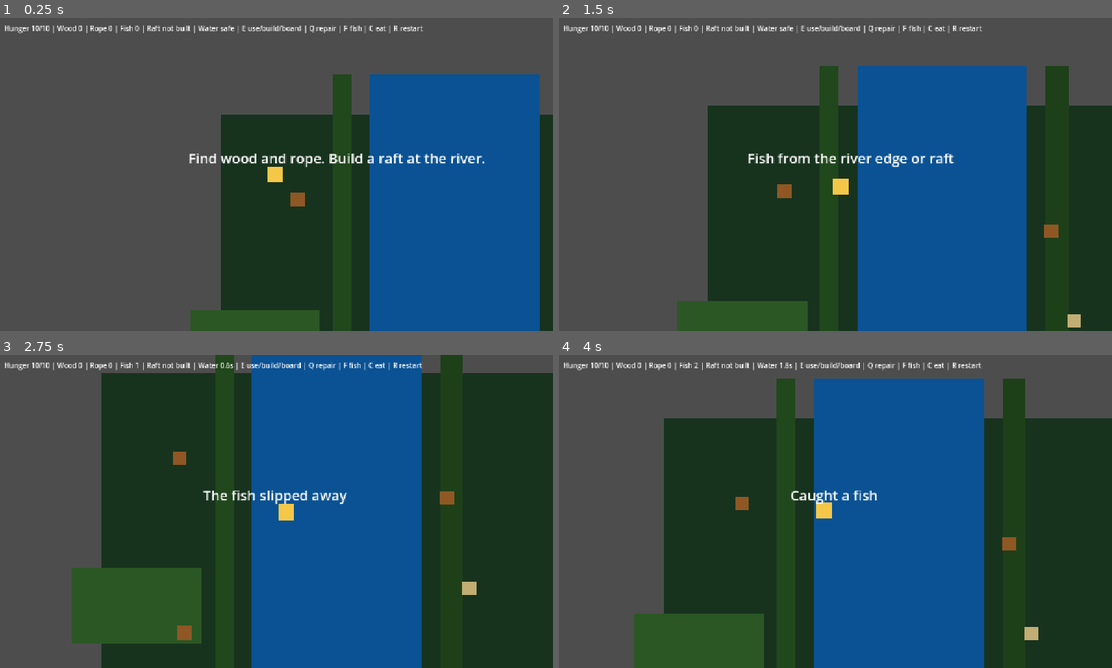
Above: before the commit, frames 1-4 (two rows, left to right).
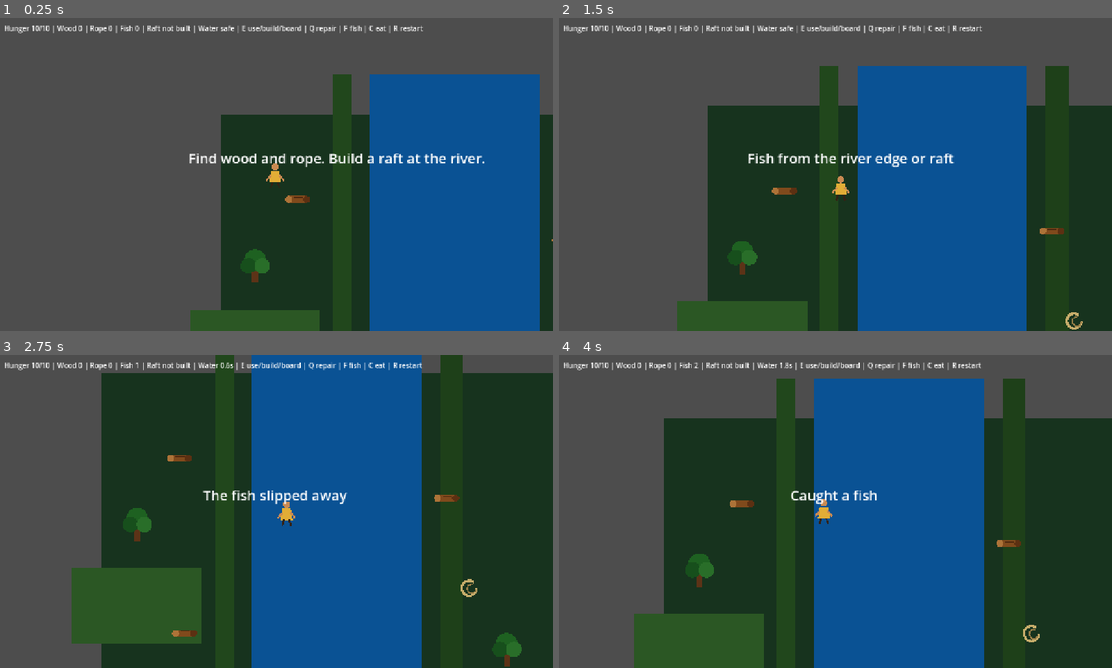
Above: after the commit, the same moments.

Repository: hpant5/OgRunn
Game: Godot game, scene res://scenes/main.tscn
Two runs of this game, one before a commit and one after it. Both use one fixed random seed, a clock stepped at 60 frames per second and the inputs below.
Inputs:
- Up to frame 1 (0.25 s): no input
- Up to frame 2 (1.5 s): tap Enter at 0.5 s; hold D (move_right) 0.53-1.28 s; tap F (fish) at 0.6 s; hold S (move_down) from 1.28 s (still down); tap C (eat_fish) at 1.35 s
- Up to frame 3 (2.75 s): tap F (fish) at 1.55, 2.1 s; release S (move_down) at 2.03 s; hold D (move_right) from 2.03 s (still down)
- Up to frame 4 (4 s): release D (move_right) at 2.78 s; hold W (move_up) 2.78-3.53 s; tap E (interact) at 2.85 s; tap F (fish) at 3.05, 3.8 s; hold A (move_left) from 3.53 s (still down); tap Q (repair_raft) at 3.6 s

The runs differ from the first frame. In frame 1, 0.6% of the frame differs, in the area x 43-100%, y 46-85%; in frame 2, 0.8%; in frame 3, 1.3%, in the area x 22-95%, y 30-100%; in frame 4, 0.8%.

Commit message:
Replace debug rectangles with placeholder sprites

Diff:
--- /dev/null
+++ b/godot/OgreRunn/scripts/game_sprite.gd
@@ -0,0 +1,131 @@
+extends Node2D
+class_name GameSprite
+
+enum SpriteKind { PLAYER, RAFT, WOOD, ROPE, ANIMAL, ALLIGATOR, FISH, TREE }
+
+@export var kind := SpriteKind.PLAYER
+@export var base_scale := 1.0
+
+func setup(sprite_kind: int, sprite_scale: float = 1.0) -> void:
+	kind = sprite_kind
+	base_scale = sprite_scale
+	queue_redraw()
+
+func _draw() -> void:
+	match kind:
+		SpriteKind.PLAYER:
+			_draw_player()
+		SpriteKind.RAFT:
+			_draw_raft()
+		SpriteKind.WOOD:
+			_draw_wood()
+		SpriteKind.ROPE:
+			_draw_rope()
+		SpriteKind.ANIMAL:
+			_draw_animal()
+		SpriteKind.ALLIGATOR:
+			_draw_alligator()
+		SpriteKind.FISH:
+			_draw_fish()
+		SpriteKind.TREE:
+			_draw_tree()
+
+func _draw_player() -> void:
+	var s := base_scale
+	draw_circle(Vector2(0.0, -15.0) * s, 7.0 * s, Color(0.79, 0.54, 0.32))
+	draw_colored_polygon([
+		Vector2(-9.0, -7.0) * s,
+		Vector2(9.0, -7.0) * s,
+		Vector2(12.0, 16.0) * s,
+		Vector2(-12.0, 16.0) * s
+	], Color(0.88, 0.68, 0.21))
+	draw_line(Vector2(-8.0, 1.0) * s, Vector2(-17.0, 12.0) * s, Color(0.79, 0.54, 0.32), 4.0 * s)
+	draw_line(Vector2(8.0, 1.0) * s, Vector2(17.0, 12.0) * s, Color(0.79, 0.54, 0.32), 4.0 * s)
+	draw_line(Vector2(-5.0, 15.0) * s, Vector2(-9.0, 27.0) * s, Color(0.2, 0.13, 0.08), 4.0 * s)
+	draw_line(Vector2(5.0, 15.0) * s, Vector2(9.0, 27.0) * s, Color(0.2, 0.13, 0.08), 4.0 * s)
+
+func _draw_raft() -> void:
+	var s := base_scale
+	for y in [-16.0, 0.0, 16.0]:
+		draw_rect(Rect2(Vector2(-46.0, y - 6.0) * s, Vector2(92.0, 12.0) * s), Color(0.45, 0.25, 0.1))
+		draw_line(Vector2(-35.0, y) * s, Vector2(35.0, y) * s, Color(0.32, 0.17, 0.07), 2.0 * s)
+	draw_line(Vector2(-28.0, -24.0) * s, Vector2(-28.0, 24.0) * s, Color(0.71, 0.61, 0.38), 4.0 * s)
+	draw_line(Vector2(28.0, -24.0) * s, Vector2(28.0, 24.0) * s, Color(0.71, 0.61, 0.38), 4.0 * s)
+
+func _draw_wood() -> void:
+	var s := base_scale
+	draw_rect(Rect2(Vector2(-18.0, -7.0) * s, Vector2(36.0, 14.0) * s), Color(0.5, 0.29, 0.11))
+	draw_circle(Vector2(-18.0, 0.0) * s, 7.0 * s, Color(0.68, 0.45, 0.22))
+	draw_circle(Vector2(18.0, 0.0) * s, 7.0 * s, Color(0.36, 0.19, 0.07))
+	draw_line(Vector2(-8.0, -4.0) * s, Vector2(10.0, -4.0) * s, Color(0.31, 0.16, 0.06), 2.0 * s)
+
+func _draw_rope() -> void:
+	var s := base_scale
+	draw_arc(Vector2.ZERO, 15.0 * s, 0.0, TAU * 0.86, 36, Color(0.78, 0.68, 0.42), 5.0 * s)
+	draw_arc(Vector2(5.0, 1.0) * s, 9.0 * s, 0.2, TAU * 0.8, 28, Color(0.59, 0.49, 0.28), 3.0 * s)
+
+func _draw_animal() -> void:
+	var s := base_scale
+	_draw_ellipse(Vector2.ZERO, Vector2(46.0, 25.0) * s, Color(0.48, 0.25, 0.13))
+	draw_circle(Vector2(23.0, -9.0) * s, 11.0 * s, Color(0.54, 0.29, 0.16))
+	draw_colored_polygon([
+		Vector2(16.0, -18.0) * s,
+		Vector2(20.0, -30.0) * s,
+		Vector2(25.0, -17.0) * s
+	], Color(0.37, 0.18, 0.1))
+	draw_colored_polygon([
+		Vector2(25.0, -18.0) * s,
+		Vector2(31.0, -29.0) * s,
+		Vector2(32.0, -15.0) * s
+	], Color(0.37, 0.18, 0.1))
+	draw_line(Vector2(-20.0, 11.0) * s, Vector2(-26.0, 25.0) * s, Color(0.24, 0.12, 0.07), 4.0 * s)
+	draw_line(Vector2(9.0, 11.0) * s, Vector2(5.0, 25.0) * s, Color(0.24, 0.12, 0.07), 4.0 * s)
+	draw_circle(Vector2(28.0, -11.0) * s, 2.0 * s, Color.BLACK)
+
+func _draw_alligator() -> void:
+	var s := base_scale
+	_draw_ellipse(Vector2(-8.0, 0.0) * s, Vector2(68.0, 22.0) * s, Color(0.17, 0.42, 0.19))
+	draw_colored_polygon([
+		Vector2(20.0, -9.0) * s,
+		Vector2(54.0, -5.0) * s,
+		Vector2(54.0, 5.0) * s,
+		Vector2(20.0, 10.0) * s
+	], Color(0.18, 0.48, 0.21))
+	draw_colored_polygon([
+		Vector2(-42.0, -4.0) * s,
+		Vector2(-66.0, 0.0) * s,
+		Vector2(-42.0, 5.0) * s
+	], Color(0.12, 0.32, 0.14))
+	for x in [-24.0, -10.0, 4.0, 18.0]:
+		draw_colored_polygon([
+			Vector2(x, -11.0) * s,
+			Vector2(x + 5.0, -19.0) * s,
+			Vector2(x + 10.0, -10.0) * s
+		], Color(0.09, 0.25, 0.1))
+	draw_circle(Vector2(45.0, -5.0) * s, 2.5 * s, Color.BLACK)
+	draw_line(Vector2(25.0, 2.0) * s, Vector2(53.0, 2.0) * s, Color(0.78, 0.86, 0.63), 2.0 * s)
+
+func _draw_fish() -> void:
+	var s := base_scale
+	_draw_ellipse(Vector2.ZERO, Vector2(28.0, 16.0) * s, Color(0.96, 0.58, 0.23))
+	draw_colored_polygon([
+		Vector2(-14.0, 0.0) * s,
+		Vector2(-27.0, -10.0) * s,
+		Vector2(-27.0, 10.0) * s
+	], Color(0.91, 0.38, 0.18))
+	draw_circle(Vector2(8.0, -3.0) * s, 2.0 * s, Color.BLACK)
+
+func _draw_tree() -> void:
+	var s := base_scale
+	draw_rect(Rect2(Vector2(-5.0, -1.0) * s, Vector2(10.0, 23.0) * s), Color(0.36, 0.2, 0.09))
+	draw_circle(Vector2(0.0, -16.0) * s, 18.0 * s, Color(0.12, 0.38, 0.13))
+	draw_circle(Vector2(-11.0, -6.0) * s, 13.0 * s, Color(0.09, 0.31, 0.11))
+	draw_circle(Vector2(12.0, -6.0) * s, 13.0 * s, Color(0.16, 0.43, 0.16))
+
+func _draw_ellipse(center: Vector2, size: Vector2, color: Color) -> void:
+	var points := PackedVector2Array()
+	var radius := size * 0.5
+	for index in range(24):
+		var angle := TAU * float(index) / 24.0
+		points.append(center + Vector2(cos(angle) * radius.x, sin(angle) * radius.y))
+	draw_colored_polygon(points, color)
--- a/godot/OgreRunn/scripts/main.gd
+++ b/godot/OgreRunn/scripts/main.gd
@@ -1,6 +1,7 @@
 extends Node2D
 
 const PlayerController = preload("res://scripts/player.gd")
+const GameSpriteScript = preload("res://scripts/game_sprite.gd")
 
 enum GameState { PLAYING, LEVEL_COMPLETE, GAME_OVER }
 
@@ -31,6 +32,7 @@
 var message_timer := 0.0
 var resource_items: Array[Dictionary] = []
 var animal_positions: Array[Vector2] = []
+var alligator_positions: Array[Vector2] = []
 
 @onready var background := $Background as ColorRect
 @onready var world := $World as Node2D
@@ -80,6 +82,7 @@
 	animal_attack_timer = 0.0
 	resource_items.clear()
 	animal_positions.clear()
+	alligator_positions.clear()
 
 	background.color = Color(0.09, 0.2, 0.12)
 	_build_world()
@@ -99,6 +102,16 @@
 		Rect2(Vector2(720.0, 2160.0), Vector2(310.0, 210.0))
 	]:
 		_add_rect(world, hill.position, hill.size, Color(0.17, 0.34, 0.14), "Hill Forest")
+
+	for pos in [
+		Vector2(70.0, 310.0),
+		Vector2(810.0, 560.0),
+		Vector2(95.0, 1010.0),
+		Vector2(805.0, 1480.0),
+		Vector2(95.0, 2010.0),
+		Vector2(815.0, 2630.0)
+	]:
+		_add_game_sprite(pos, GameSpriteScript.SpriteKind.TREE, 1.2, world, "Tree")
 
 	for item in [
 		{"type": "wood", "pos": Vector2(155.0, 170.0)},
@@ -120,13 +133,21 @@
 		Vector2(735.0, 2340.0)
 	]:
 		animal_positions.append(pos)
-		_add_marker(pos, Color(0.75, 0.16, 0.08), "Wild Animal")
+		_add_game_sprite(pos, GameSpriteScript.SpriteKind.ANIMAL, 1.0, world, "Wild Animal")
+
+	for pos in [
+		Vector2(470.0, 760.0),
+		Vector2(430.0, 1690.0),
+		Vector2(510.0, 2500.0)
+	]:
+		alligator_positions.append(pos)
+		_add_game_sprite(pos, GameSpriteScript.SpriteKind.ALLIGATOR, 0.85, world, "Alligator")
 
 func _spawn_player() -> void:
 	player = PlayerController.new()
 	player.init(self, START_POSITION)
 	actors.add_child(player)
-	_add_actor_visual(player, Color(0.96, 0.78, 0.28), "Player")
+	_add_game_sprite(Vector2.ZERO, GameSpriteScript.SpriteKind.PLAYER, 1.0, player, "Player Sprite")
 
 	var camera := Camera2D.new()
 	camera.name = "Camera2D"
@@ -185,9 +206,7 @@
 	raft.name = "Raft"
 	raft.global_position = Vector2(clampf(player.global_position.x, RIVER_RECT.position.x + 45.0, RIVER_RECT.end.x - 45.0), player.global_position.y)
 	actors.add_child(raft)
-	raft_visual = _add_actor_visual(raft, Color(0.46, 0.27, 0.11), "Raft")
-	raft_visual.size = Vector2(86.0, 42.0)
-	raft_visual.position = -raft_visual.size * 0.5
+	_add_game_sprite(Vector2.ZERO, GameSpriteScript.SpriteKind.RAFT, 1.0, raft, "Raft Sprite")
 	_show_message("Raft built. Press E nearby to board.", 3.0)
 
 func _toggle_raft_mount() -> void:
@@ -330,24 +349,14 @@
 	return rect
 
 func _add_resource(resource_type: String, pos: Vector2) -> void:
-	var color := Color(0.56, 0.34, 0.14) if resource_type == "wood" else Color(0.76, 0.68, 0.45)
-	var node := _add_marker(pos, color, resource_type.capitalize())
+	var kind := GameSpriteScript.SpriteKind.WOOD if resource_type == "wood" else GameSpriteScript.SpriteKind.ROPE
+	var node := _add_game_sprite(pos, kind, 1.0, world, resource_type.capitalize())
 	resource_items.append({"type": resource_type, "pos": pos, "node": node})
 
-func _add_marker(pos: Vector2, color: Color, marker_name: String) -> ColorRect:
-	var marker := ColorRect.new()
-	marker.name = marker_name
-	marker.color = color
-	marker.size = Vector2(28.0, 28.0)
-	marker.position = pos - marker.size * 0.5
-	world.add_child(marker)
-	return marker
-
-func _add_actor_visual(parent: Node2D, color: Color, visual_name: String) -> ColorRect:
-	var rect := ColorRect.new()
-	rect.name = visual_name
-	rect.color = color
-	rect.size = Vector2(32.0, 32.0)
-	rect.position = -rect.size * 0.5
-	parent.add_child(rect)
-	return rect
+func _add_game_sprite(pos: Vector2, kind: int, sprite_scale: float, parent: Node, sprite_name: String) -> GameSprite:
+	var sprite := GameSprite.new()
+	sprite.name = sprite_name
+	sprite.position = pos
+	sprite.setup(kind, sprite_scale)
+	parent.add_child(sprite)
+	return sprite
Not shown, changed: godot/OgreRunn/README.md
